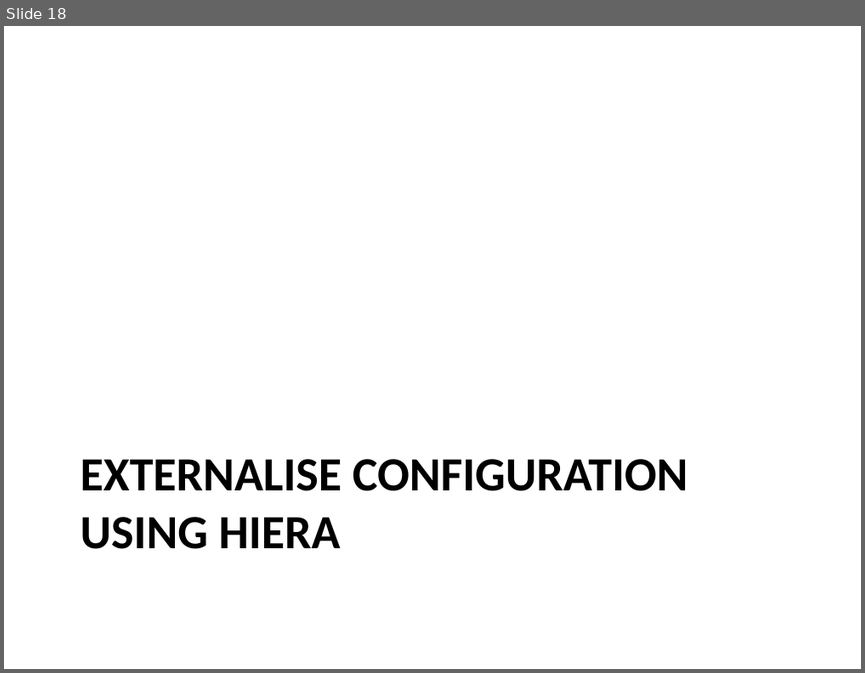
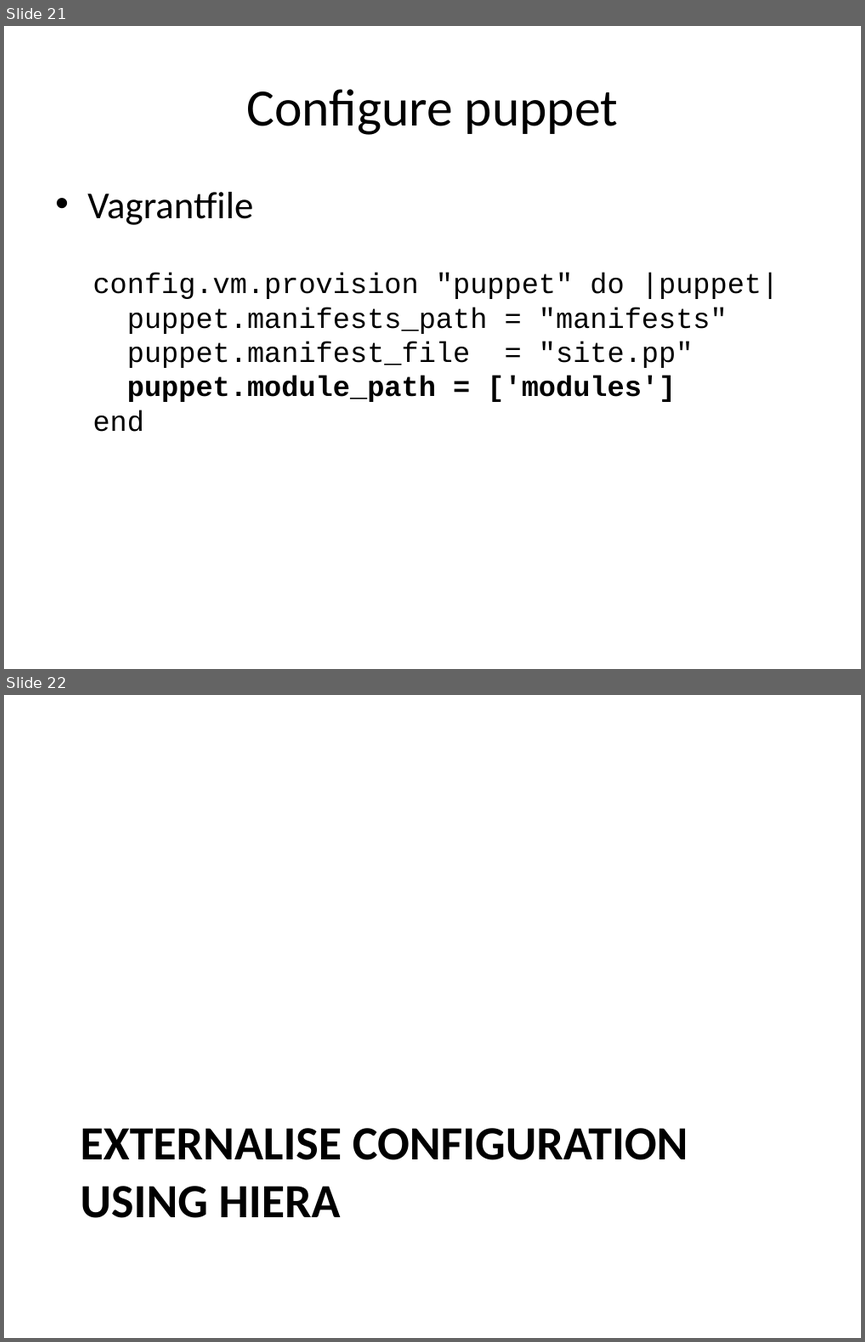
Before and after one commit to andeemarks/xconf-sydney-2014-workshops, a slide deck: 01-provision/xconf-sydney-2014-provision.pptx. Shown one above the other, each under a label of ours: slide 18 before the commit, slides 21 and 22 after it. The pictures are 865x673 and 865x1342 pixels, drawn with LibreOffice and Linux fonts; fonts in the diff are those of the drawing. Boxes give left, top, right and bottom in pixels: in the first picture for what was removed or moved away, otherwise in the second. Text is boxed around its words. In the diff, an @@ line names an element or a change of style, - is before the commit and + after.

Commit message:
Updated provisioning slides

```diff
--- a/01-provision/xconf-sydney-2014-provision.pptx
+++ b/01-provision/xconf-sydney-2014-provision.pptx
@@ slide 21 added at [4,26,861,669], background #FFFFFF @@
@@ title added at [246,89,618,135], 44 pt, text #000000 @@
+Configure puppet
@@ text added at [87,192,778,431], 24 pt, text #000000 @@
+• Vagrantfile
+  config.vm.provision "puppet" do |puppet|
+  puppet.manifests_path = "manifests"
+  puppet.manifest_file = "site.pp"
+  puppet.module_path = ['modules']
+  end
@@ what was slide 18 is now slide 22 @@
```
Also in this commit, not shown: 5 slides changed, 9 other slides added.
